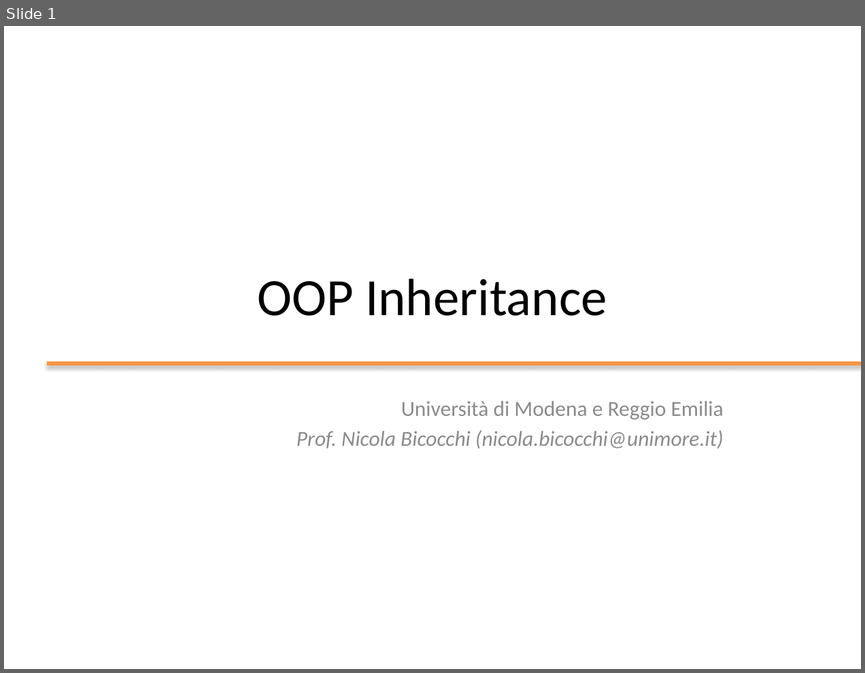
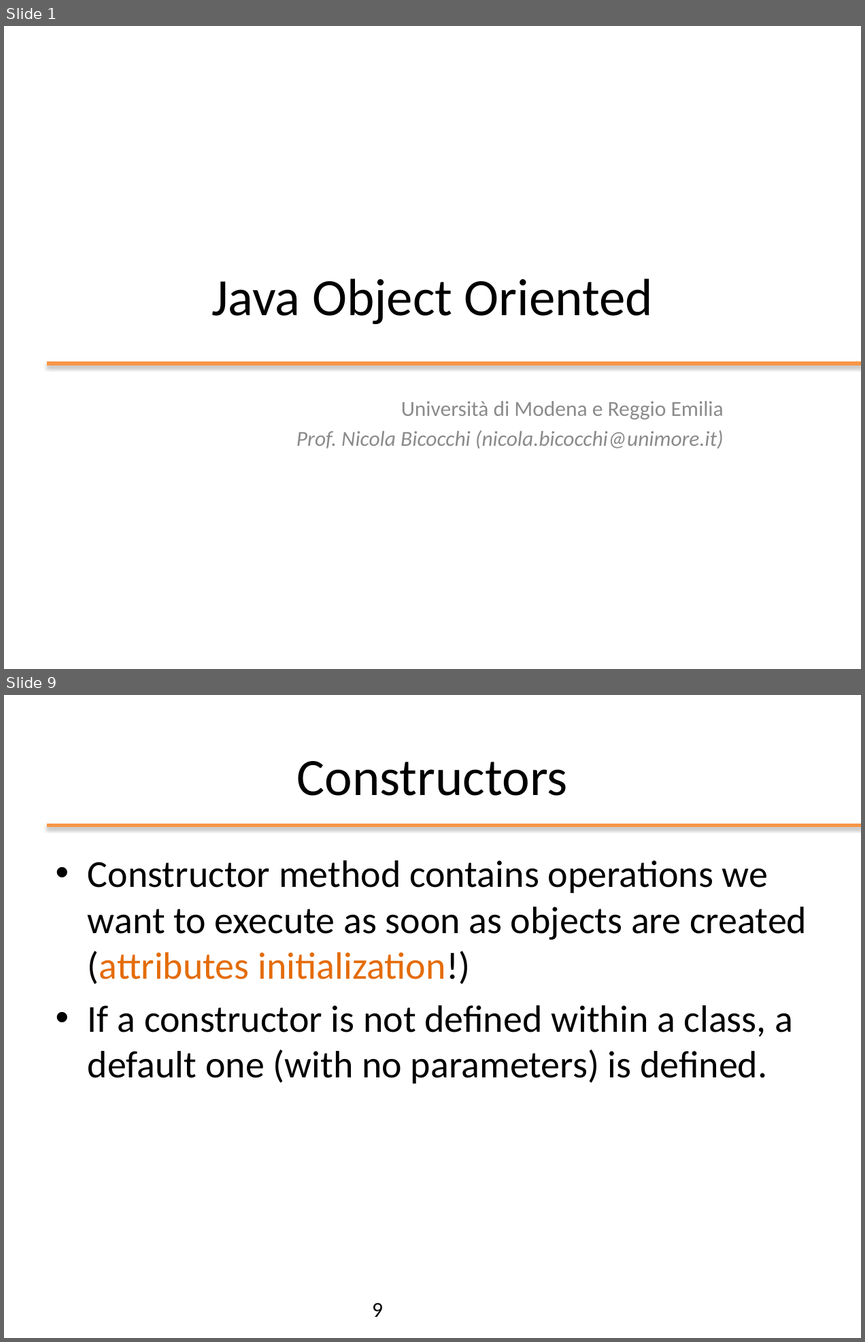
Before and after one commit to nbicocchi/ooprogramming, a slide deck: java/slides/ppt/03 - Java Object Oriented.pptx. Shown one above the other, each under a label of ours: slide 1 before the commit, slides 1 and 9 after it; the slides between them are not shown. The pictures are 865x673 and 865x1342 pixels, drawn with LibreOffice and Linux fonts; fonts in the diff are those of the drawing; background and template pictures are left out. Boxes give left, top, right and bottom in pixels: in the first picture for what was removed or moved away, otherwise in the second. Text is boxed around its words. In the diff, an @@ line names an element or a change of style, - is before the commit and + after.

```diff
--- a/java/slides/ppt/03 - Java Object Oriented.pptx
+++ b/java/slides/ppt/03 - Java Object Oriented.pptx
@@ slide 9 added at (x1=4, y1=695, x2=861, y2=1338), background #FFFFFF @@
@@ title added at (x1=297, y1=761, x2=568, y2=796), 44 pt, text #000000 @@
+Constructors
@@ line added from (47, 826) to (861, 826), #F79646 3 pt @@
@@ text added at (x1=88, y1=860, x2=806, y2=1083), 32 pt, text #000000 @@
+• Constructor method contains operations we want to execute as soon as objects are created (attributes initialization!)
+• If a constructor is not defined within a class, a default one (with no parameters) is defined.
@@ page number added at (x1=372, y1=1302, x2=383, y2=1317), 18 pt, text #000000 @@
+9
@@ slide 1 changed as well @@
@@ title at (x1=211, y1=278, x2=653, y2=325): text changed @@
-OOP Inheritance
+Java Object Oriented
```
Also in this commit, not shown: 39 other slides added, 3 other files.
